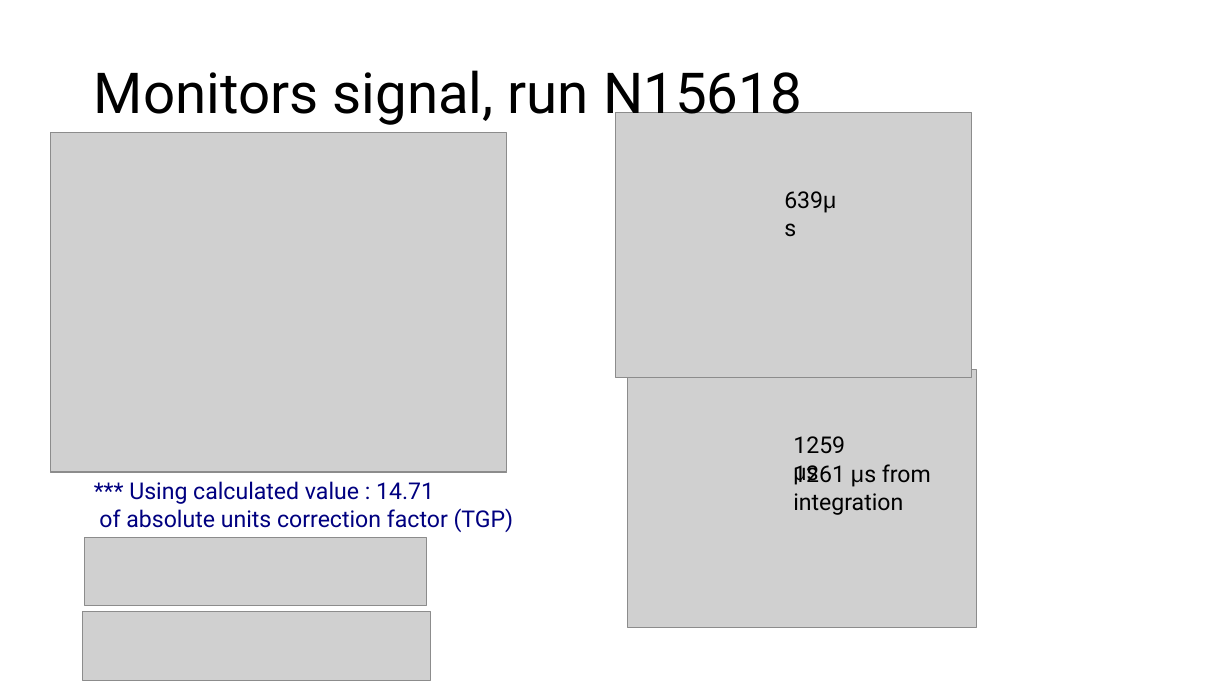
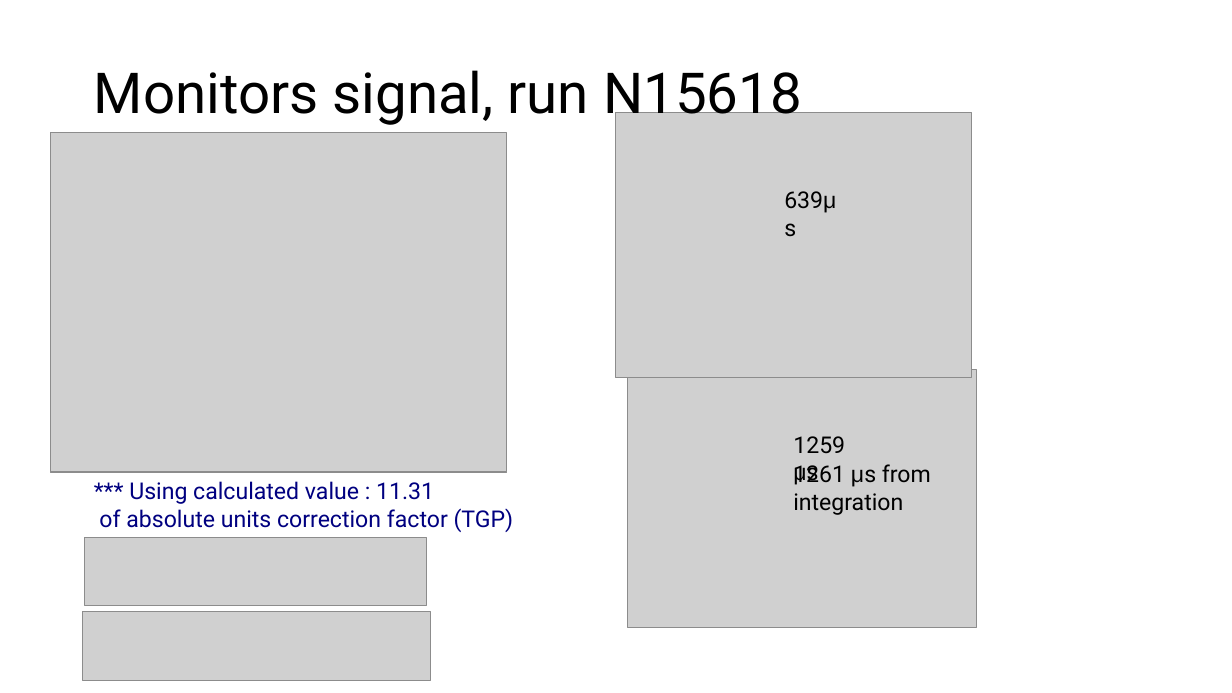
Before and after one commit to abuts/Fe, a slide deck: slide 1 of Data/sources/reduction/Mantid_nxspe_2024/cycle10_02/EiAndElasticLineForRunsEi1400.pptx. Drawn at 1232x693 pixels with LibreOffice and Linux fonts; fonts in the diff are those of the drawing; grey boxes stand for pictures. Boxes give left, top, right and bottom in pixels: in the first picture for what was removed or moved away, otherwise in the second. Text is boxed around its words. In the diff, an @@ line names an element or a change of style, - is before the commit and + after.

```diff
--- a/Data/sources/reduction/Mantid_nxspe_2024/cycle10_02/EiAndElasticLineForRunsEi1400.pptx
+++ b/Data/sources/reduction/Mantid_nxspe_2024/cycle10_02/EiAndElasticLineForRunsEi1400.pptx
@@ text at bbox=[129, 481, 434, 504]: text changed @@
-*** Using calculated value : 14.71
+*** Using calculated value : 11.31
```
Also in this commit, not shown: 19 other files.
